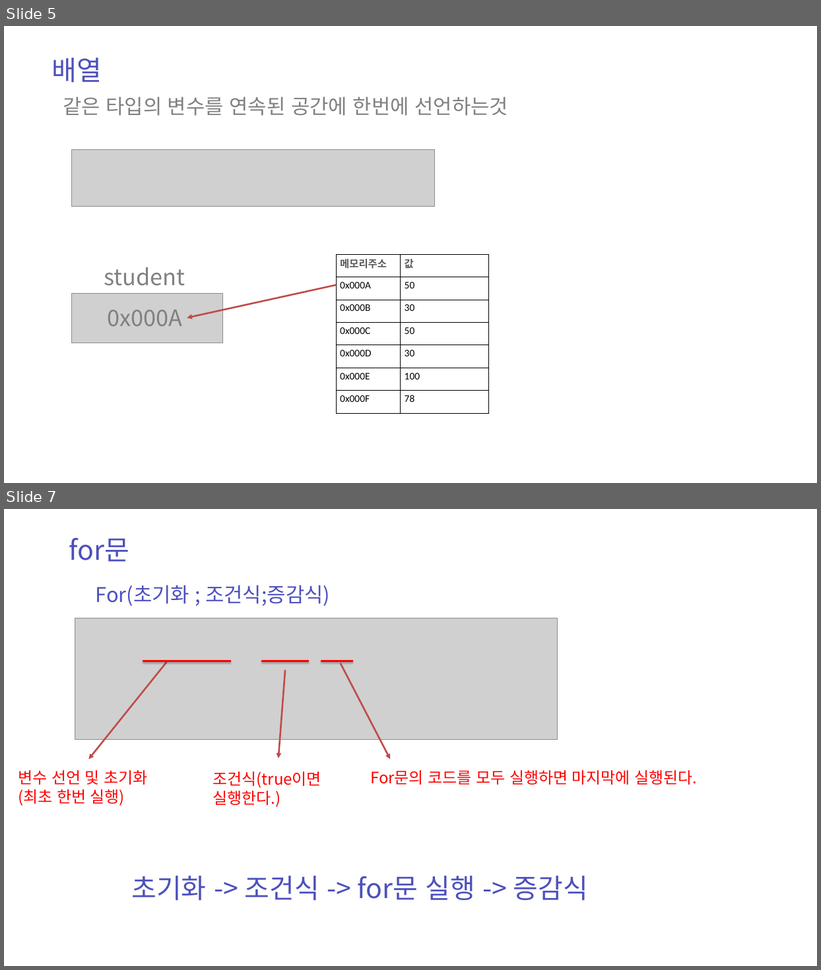
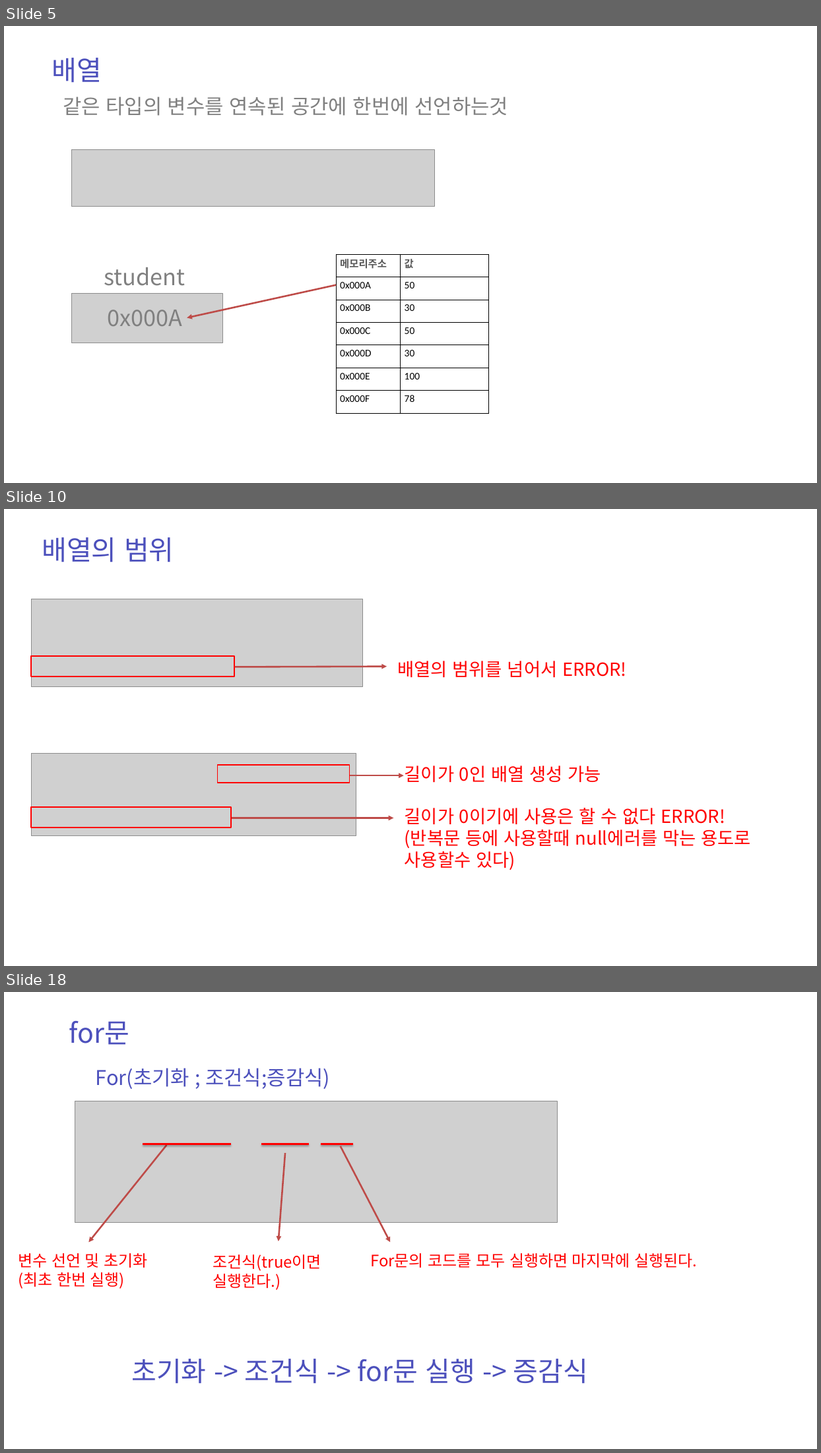
Before and after one commit to zest132/JavaLecture, a slide deck: JavaLecture/LectureFile/java 5강.pptx. Shown one above the other, each under a label of ours: slides 5 and 7 before the commit, slides 5, 10 and 18 after it; the slides between them are not shown. The pictures are 821x970 and 821x1453 pixels, drawn with LibreOffice and Linux fonts; fonts in the diff are those of the drawing; grey boxes stand for pictures. Boxes give left, top, right and bottom in pixels: in the first picture for what was removed or moved away, otherwise in the second. Text is boxed around its words. In the diff, an @@ line names an element or a change of style, - is before the commit and + after.

```diff
--- a/JavaLecture/LectureFile/java 5강.pptx
+++ b/JavaLecture/LectureFile/java 5강.pptx
@@ slide 10 added at (x1=4, y1=509, x2=817, y2=966), background #FFFFFF @@
@@ text added at (x1=42, y1=537, x2=174, y2=562), 48 pt, text #4C50BC @@
+배열의 범위
@@ picture added at (x1=31, y1=599, x2=363, y2=687) @@
@@ rectangle added at (x1=31, y1=656, x2=234, y2=677), outline #FF0000 2 pt @@
@@ arrow added from (234, 667) to (387, 667), #BF4C48 3 pt @@
@@ text added at (x1=397, y1=661, x2=626, y2=678), 32 pt, text #FF0000 @@
+배열의 범위를 넘어서 ERROR!
@@ picture added at (x1=31, y1=754, x2=356, y2=836) @@
@@ rectangle added at (x1=217, y1=765, x2=350, y2=783), outline #FF0000 2 pt @@
@@ text added at (x1=405, y1=766, x2=601, y2=783), 32 pt, text #FF0000 @@
+길이가 0인 배열 생성 가능
@@ arrow added from (350, 776) to (404, 776), #BF4C48 3 pt @@
@@ rectangle added at (x1=31, y1=807, x2=231, y2=828), outline #FF0000 2 pt @@
@@ arrow added from (231, 819) to (393, 819), #BF4C48 3 pt @@
@@ text added at (x1=405, y1=808, x2=751, y2=871), 32 pt, text #FF0000 @@
+길이가 0이기에 사용은 할 수 없다 ERROR!
+(반복문 등에 사용할때 null에러를 막는 용도로 사용할수 있다)
@@ what was slide 7 is now slide 18 @@
```
Also in this commit, not shown: 1 slide changed, 10 other slides added, 1 other file.
